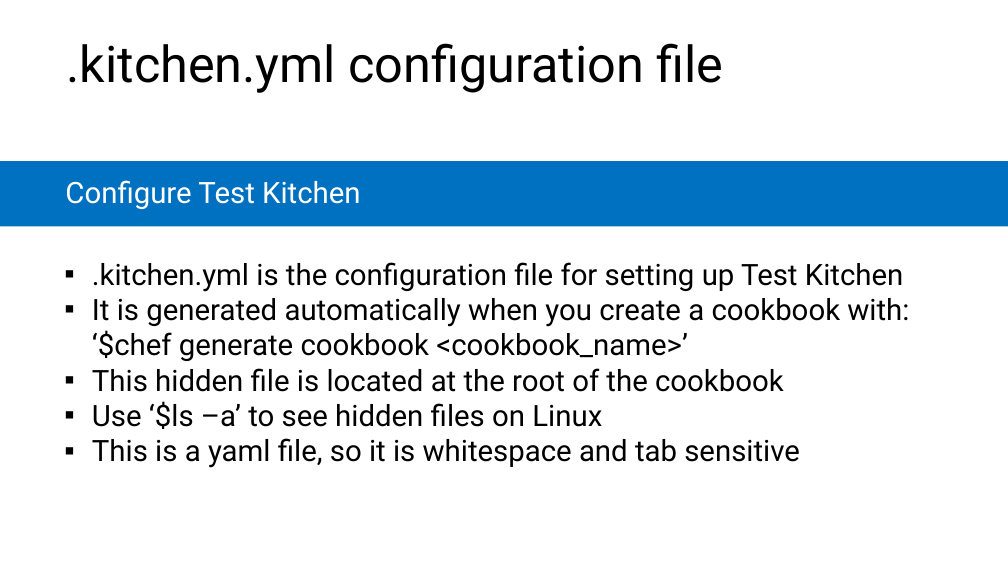
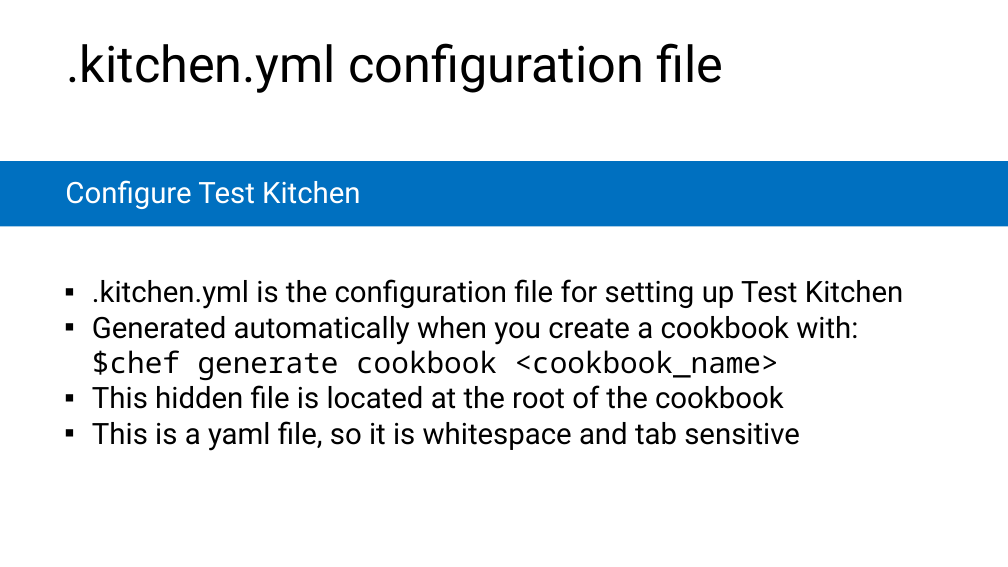
Before and after one commit to microsoft/AcademicContent, a slide deck: slide 19 of Complimentary Course Content/Module7/Lessons/Module7_Lesson6 Testing The Web Server Deployment.pptx. Drawn at 1008x567 pixels with LibreOffice and Linux fonts; fonts in the diff are those of the drawing. Boxes give left, top, right and bottom in pixels: in the first picture for what was removed or moved away, otherwise in the second. Text is boxed around its words. In the diff, an @@ line names an element or a change of style, - is before the commit and + after.

```diff
--- a/Complimentary Course Content/Module7/Lessons/Module7_Lesson6 Testing The Web Server Deployment.pptx
+++ b/Complimentary Course Content/Module7/Lessons/Module7_Lesson6 Testing The Web Server Deployment.pptx
@@ text at (92, 316, 858, 381): text changed @@
-  ▪ It is generated automatically when you create a cookbook with:
-    ‘$chef generate cookbook <cookbook_name>’
+  ▪ Generated automatically when you create a cookbook with:
+    $chef generate cookbook <cookbook_name>
@@ text at (92, 401, 602, 429): paragraph removed @@
-  ▪ Use ‘$ls –a’ to see hidden files on Linux
```
Also in this commit, not shown: 8 other slides changed, 5 other files.
